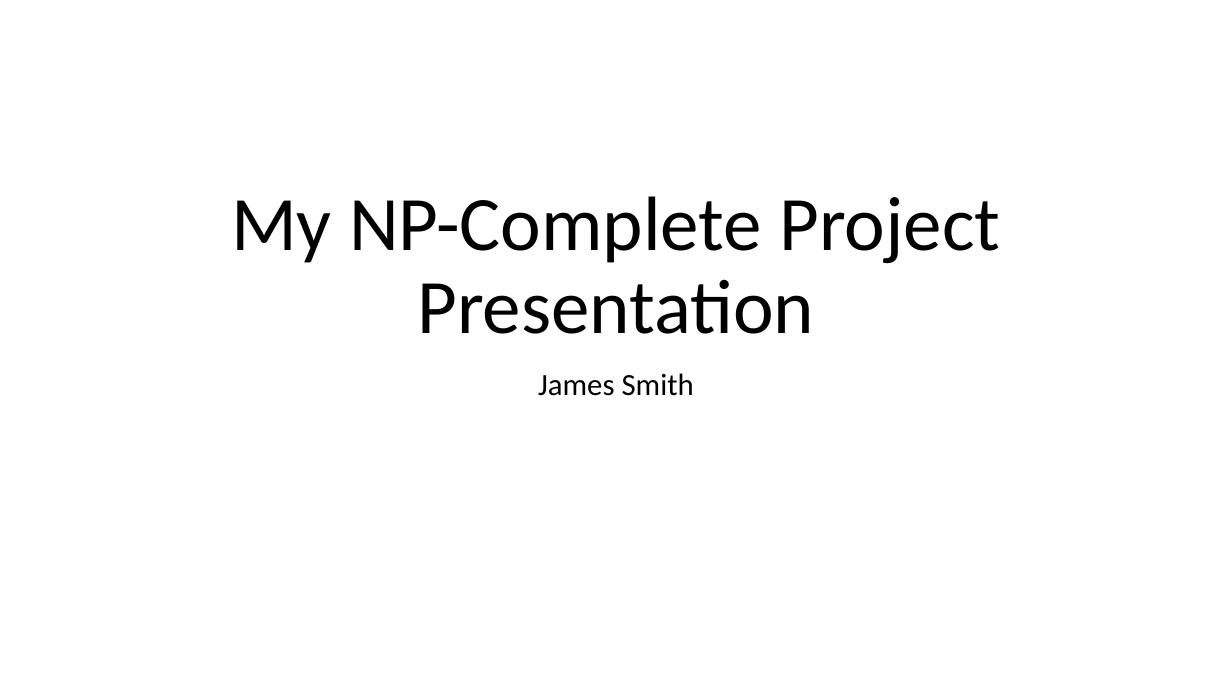
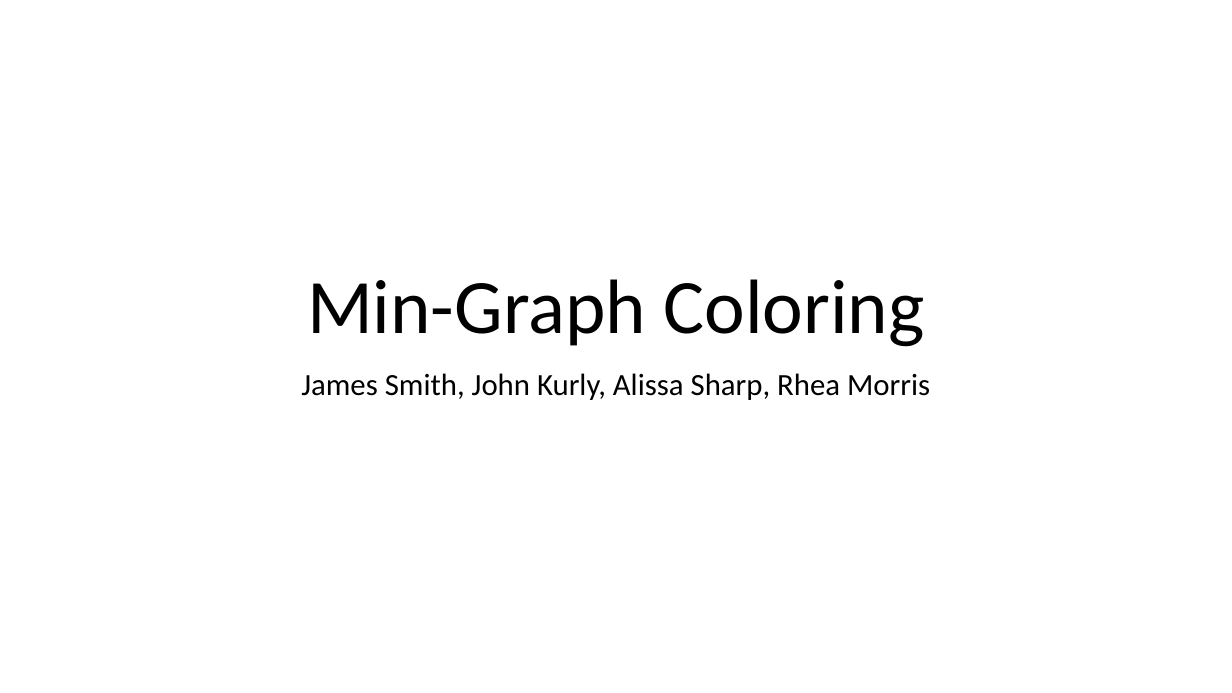
Before and after one commit to smit36jm/CS412-NP_COMPLETE, a slide deck: slide 1 of presentations/problem_presentation.pptx. Drawn at 1232x693 pixels with LibreOffice and Linux fonts; fonts in the diff are those of the drawing. Boxes give left, top, right and bottom in pixels: in the first picture for what was removed or moved away, otherwise in the second. Text is boxed around its words. In the diff, an @@ line names an element or a change of style, - is before the commit and + after.

```diff
--- a/presentations/problem_presentation.pptx
+++ b/presentations/problem_presentation.pptx
@@ title at bbox=[307, 279, 924, 347]: text changed @@
-My NP-Complete Project Presentation
+Min-Graph Coloring
@@ subtitle at bbox=[301, 373, 930, 400]: text changed @@
-James Smith
+James Smith, John Kurly, Alissa Sharp, Rhea Morris
```
Also in this commit, not shown: 3 other slides changed, 1 slide added, 1 slide removed.
